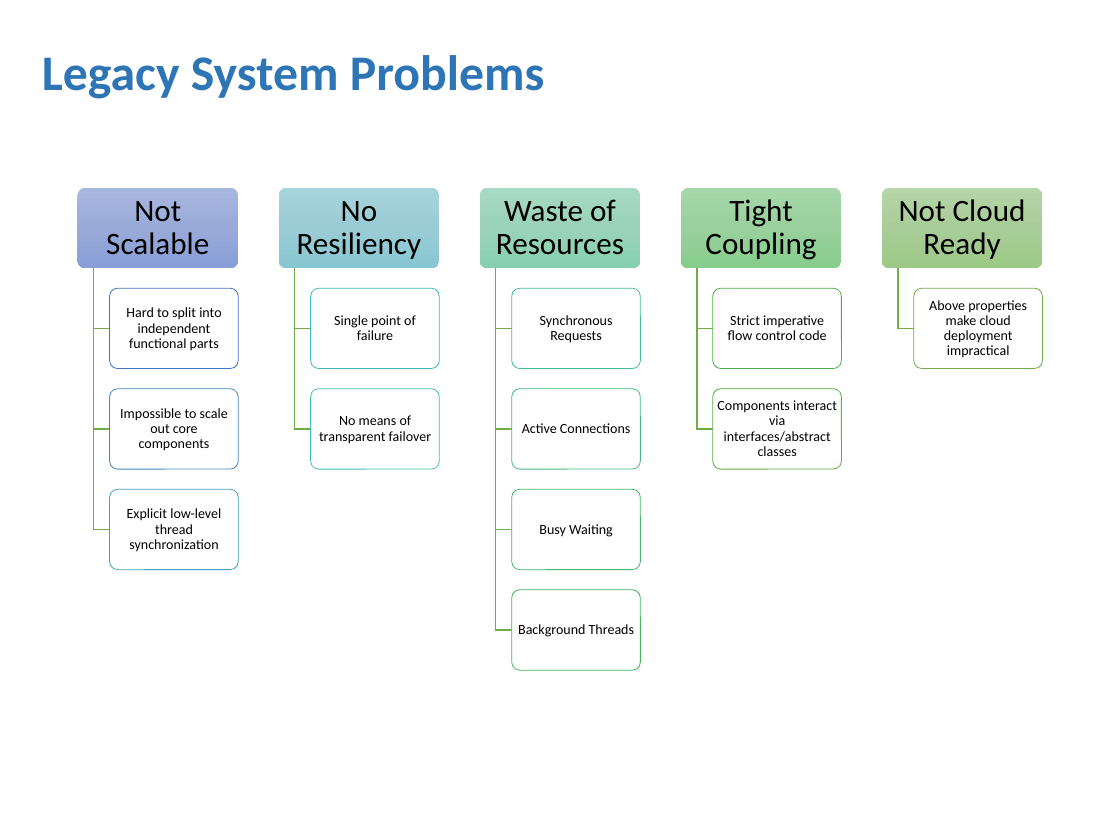
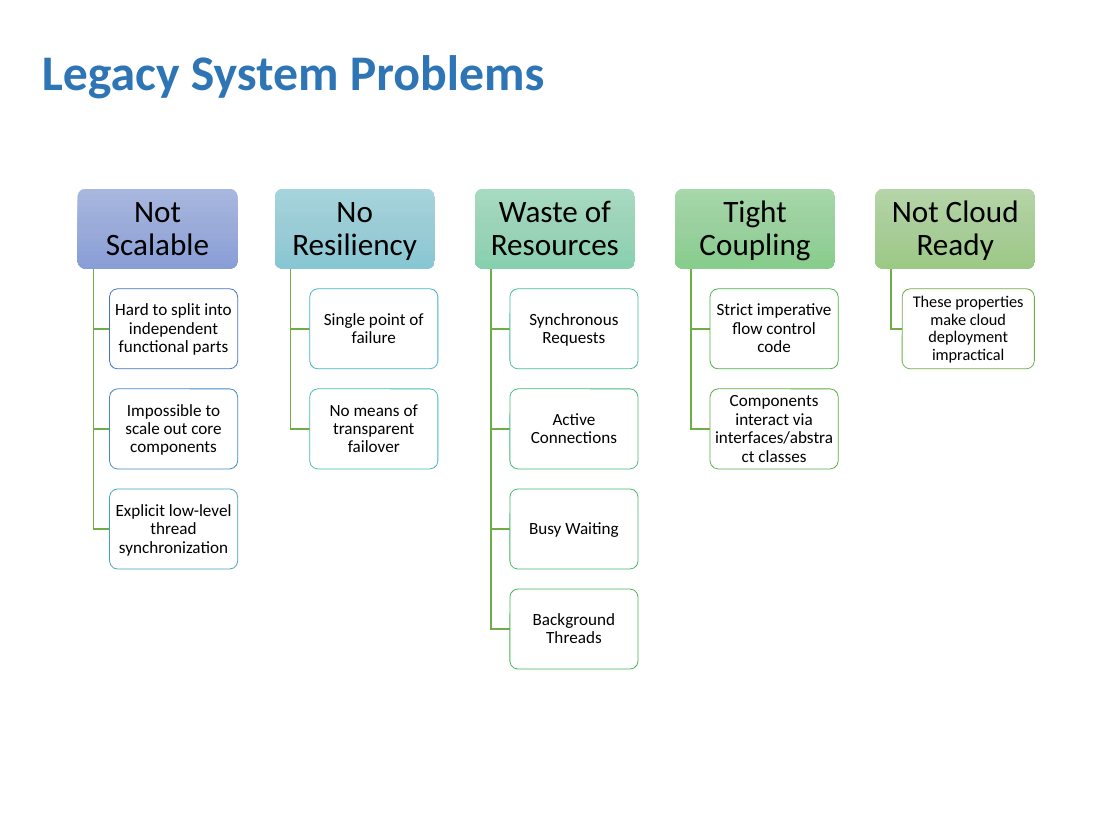
Before and after one commit to amichel/PaymentsGateway.MassTransit.Demo, a slide deck: slide 5 of Presentation/Service Bus Integration Patterns.pptx (slide 4 before the commit). Drawn at 1120x840 pixels with LibreOffice and Linux fonts; fonts in the diff are those of the drawing; background and template pictures are left out. Boxes give left, top, right and bottom in pixels: in the first picture for what was removed or moved away, otherwise in the second. Text is boxed around its words. In the diff, an @@ line names an element or a change of style, - is before the commit and + after.

Commit message:
added sponsors and raffle slides, increased font for the legacy system problems

```diff
--- a/Presentation/Service Bus Integration Patterns.pptx
+++ b/Presentation/Service Bus Integration Patterns.pptx
@@ freeform shape at bbox=[94, 269, 110, 529]: outline redrawn @@
@@ freeform shape: place and size @@
-freeform shape at bbox=[295, 268, 310, 429]
+freeform shape at bbox=[291, 269, 310, 429]
@@ freeform shape: place and size @@
-freeform shape at bbox=[295, 268, 310, 328]
+freeform shape at bbox=[291, 269, 310, 329]
@@ 4 texts, 4 freeform shapes, 4 rounded rectangles: place and size @@
-4 texts, 4 freeform shapes, 4 rounded rectangles at bbox=[279, 188, 1043, 629]
+4 texts, 4 freeform shapes, 4 rounded rectangles at bbox=[274, 189, 1035, 629]
@@ freeform shape: place and size @@
-freeform shape at bbox=[697, 268, 712, 429]
+freeform shape at bbox=[691, 269, 710, 429]
@@ freeform shape: place and size @@
-freeform shape at bbox=[697, 268, 712, 328]
+freeform shape at bbox=[691, 269, 710, 329]
@@ freeform shape: place and size @@
-freeform shape at bbox=[898, 268, 914, 328]
+freeform shape at bbox=[886, 269, 897, 329]
@@ rounded rectangle: place and size @@
-rounded rectangle at bbox=[914, 288, 1043, 368]
+rounded rectangle at bbox=[903, 289, 1035, 368]
@@ text at bbox=[913, 295, 1023, 363]: text changed; size 9 to 10.5 pt @@
-Above properties make cloud deployment impractical
+These properties make cloud deployment impractical
@@ 4 rounded rectangles: place and size @@
-4 rounded rectangles at bbox=[512, 288, 641, 671]
+4 rounded rectangles at bbox=[510, 289, 637, 669]
@@ size 9 to 11 pt in 11 elements at bbox=[125, 404, 221, 455], bbox=[116, 504, 232, 556], bbox=[115, 303, 231, 355], bbox=[330, 404, 418, 452], bbox=[324, 313, 423, 343], bbox=[531, 413, 617, 443], bbox=[529, 522, 618, 537], bbox=[529, 313, 618, 346], bbox=[715, 395, 833, 462], bbox=[717, 303, 832, 352], bbox=[533, 613, 615, 643] @@
```
Also in this commit, not shown: 4 other slides changed, 2 slides added.
